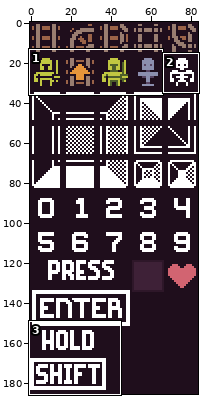
Pixel-art file -- src/assets/sprites.ase. Above, an overview of the earlier version with the close-up marked.
Close-up. Earlier state:
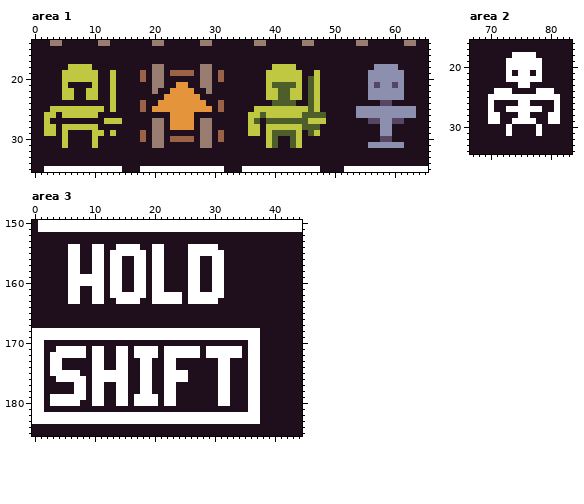
84x186 pixels, 1 frame. Shown: area 1: x 0..65, y 14..35; area 2: x 67..83, y 16..34; area 3: x 0..44, y 150..185.
The result:
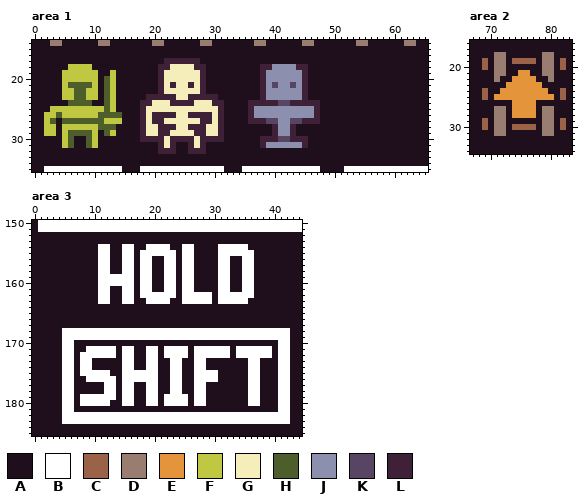
Palette (. is transparent): A #1f0e1c  B #ffffff  C #9a6348  D #997d70  E #e4943a  F #c0c741  G #f5edba  H #4d5e2a  J #8c8fae  K #584563  L #3e2137
The edit:
Changed rows in their new state; - is an unchanged pixel.
Area 1, layer "Layer 1":
first column x 3:
17 -------------------LLLLLL------------------------------------
18 -----------------ALLGGGGLLA--------LLJJJJLL-----------AAAA---
19 ---------------A-ALGGGGGGLA-A------LJJJJJJL-A--------AAAAAA--
20 ---------H-----A-ALGGGGGGLA-A------LJJJJJJLAA--------AAAAAA--
21 ---HHHH--H-------ALGLGGLGLA--------LJKJJKJLAA--------AAAAAA--
22 ----HH---H-------ALGGGGGGLA--------LJJJJJJLAA--------AAAAAA--
23 ----HH---H------LLLLLGGLLLLL-------LJJJJJJLAA--------AAAAAA--
24 ---HHHH--H-----LLGGGLLLLGGGLL----LLLLLKKLLLLL----------AA----
25 ---------H-----LGGGGGGGGGGGGL----LJJJJJJJJJJL------AAAAAAAAAA
26 -H------HHHH---LGLLLLGGLLLLGL----LJJJJJJJJJJLA-----AAAAAAAAAA
27 H-HHHHHHH------LGLLGGGGGGLLGL----LLLKKJJKKLLLA-------AAAAAA--
28 --------HHH----LGGLLLGGLLLGGL----AA-ALJJLAAAA----------AA----
29 ---HHHH-AH-----LGGLLGGGGLLGGL----AA-ALJJLA-AA----------AA----
30 ---H--H--------LLLLGLLLLGLLLL------LLLKKLLL------------AA----
31 ---H--H----------ALGL--LGLA--------LJJJJJJL----------AAAAAA--
32 ------------------LLL--LLL-----------------------------------
Area 2, layer "Layer 1":
first column x 69:
18 --DD-AAAA-DD--
19 C-DDACCCCADD-C
20 C-DDAAAAAADD-C
21 --DDA-EE-ADD--
22 --D-AEEEEA-D--
23 ----EEEEEE----
24 C-AEEEEEEEEA-C
25 CAEEEEEEEEEEAC
26 -A---EEEE---A-
27 -ADDAEEEEADDA-
28 -ADD-EEEE-DDA-
29 CADD-AAAA-DDAC
30 C-DDACCCCADD-C
31 --DDA----ADD--
Area 3, layer "Layer 1":
first column x 6:
154 AA--A-B-A--A-B--B--B-AAAABBBBB-
155 AA--A-BAA--A-B--BB-B-AAAA-BBBBB
156 AA--A-BAABBA-BAABB-B-A--A-B--BB
157 AA--A-BAABBA-BAABB-B-A--A-B--BB
158 AA--A-BAABBA-BAABB-B-A--A-B--BB
159 AAAAA-B--BBA-BAABB-B-A--A-B--BB
160 AAAAA-B--BBA-BAABB-B-A--A-B--BB
161 AA--A-BAABBA-BAABB-B-A--A-B--BB
162 AA--A-BAA--A-B----AB----A-BBBBB
163 AA--A-B-A--A-B---AAB----ABBBBB-
first column x 0:
168 AAAAA---------------------------------BBBBB
169 AAAAA---------------------------------BBBBB
170 AA---BB-----------------------------AA---BB
171 AA--A--AAB--BBA-BAA-------A-B----A-B--BB-BB
172 AA-AA--A-B--BBA-BAA-------A-B----A-B--BB-BB
173 AA-AABB-BBAA--A-B-A-B-A-B--BB--AA--------BB
174 AA-AABB-BBAA--A-B-A-B-A-B--BB--AA--------BB
175 AA-AA--ABB---AA-BB--B-A--A-BBBBAA--------BB
176 AA--A--AAB----A-BB--B-A--A-BBBBAA--------BB
177 AA---BBAA-AABBA-B-A-B-A-B--BB--AA--------BB
178 AA---BBAA-AABBA-B-A-B-A-B--BB--AA--------BB
179 AA-AA--A-B--BBA-BAA-----BB-BB--AA--------BB
180 AA-AA--ABB--B-A-BAA-----BB-BB--AA--------BB
181 AA---BB-----------------------------AA---BB
182 AAAAA---------------------------------BBBBB
183 AAAAA---------------------------------BBBBB
